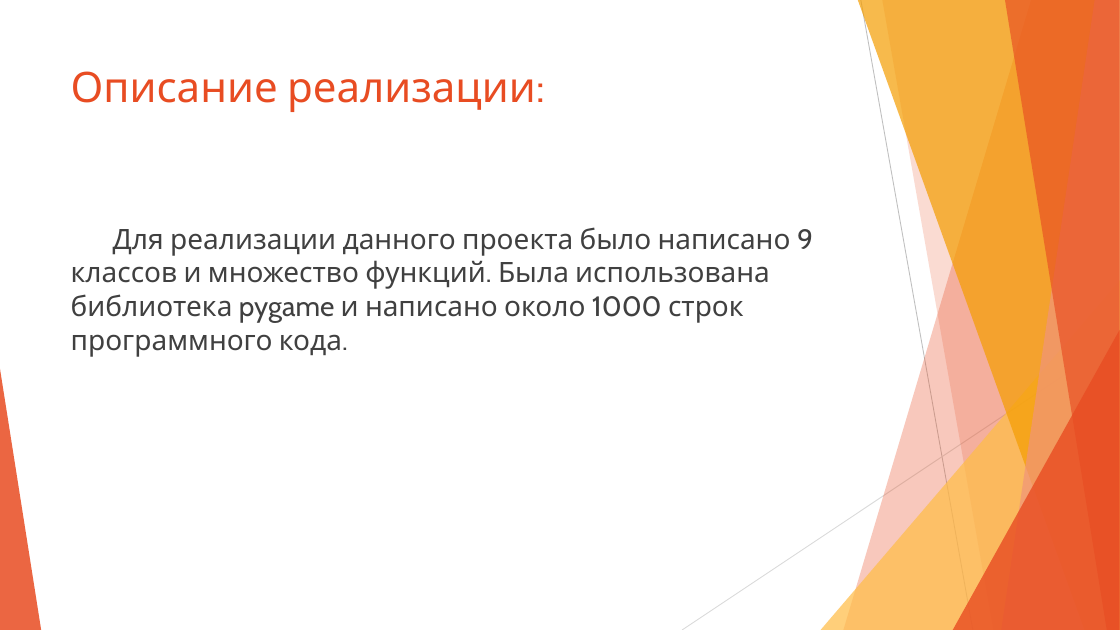
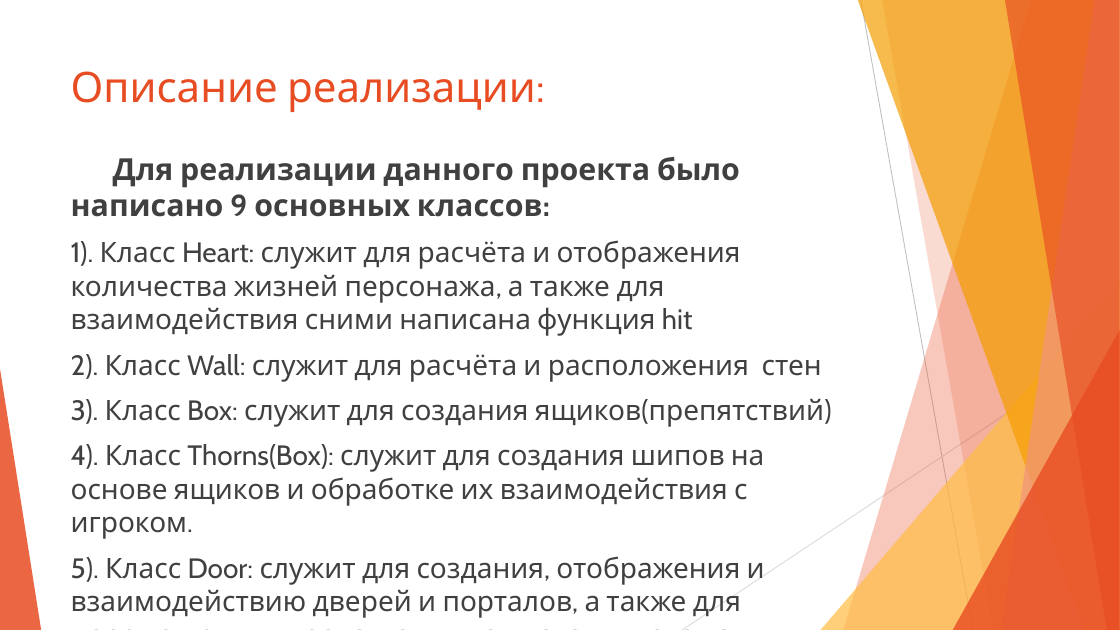
Before and after one commit to arta159/roguelite, a slide deck: slide 3 of Проект Roguelite.pptx. Drawn at 1120x630 pixels with LibreOffice and Linux fonts; fonts in the diff are those of the drawing. Boxes give left, top, right and bottom in pixels: in the first picture for what was removed or moved away, otherwise in the second. Text is boxed around its words. In the diff, an @@ line names an element or a change of style, - is before the commit and + after.

```diff
--- a/Проект Roguelite.pptx
+++ b/Проект Roguelite.pptx
@@ text at <box>71,157,825,618</box>: text changed @@
-Для реализации данного проекта было написано 9 классов и множество функций. Была использована библиотека pygame и написано около 1000 строк программного кода.
+Для реализации данного проекта было написано 9 основных классов:
+1). Класс Heart: служит для расчёта и отображения количества жизней персонажа, а также для взаимодействия сними написана функция hit
+2). Класс Wall: служит для расчёта и расположения стен
+3). Класс Box: служит для создания ящиков(препятствий)
+4). Класс Thorns(Box): служит для создания шипов на основе ящиков и обработке их взаимодействия с игроком.
+5). Класс Door: служит для создания, отображения и взаимодействию дверей и порталов, а также для перемещения игрока между комнатами и этажами.
```
Also in this commit, not shown: 5 other slides changed, 3 slides added.
